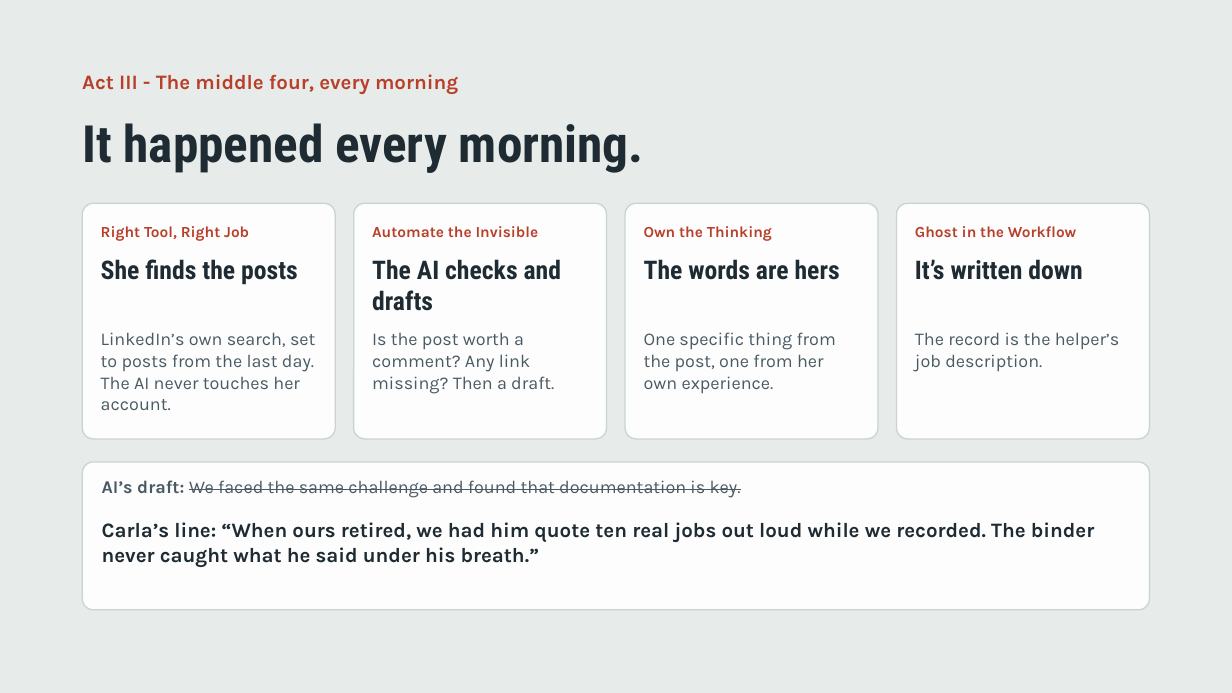
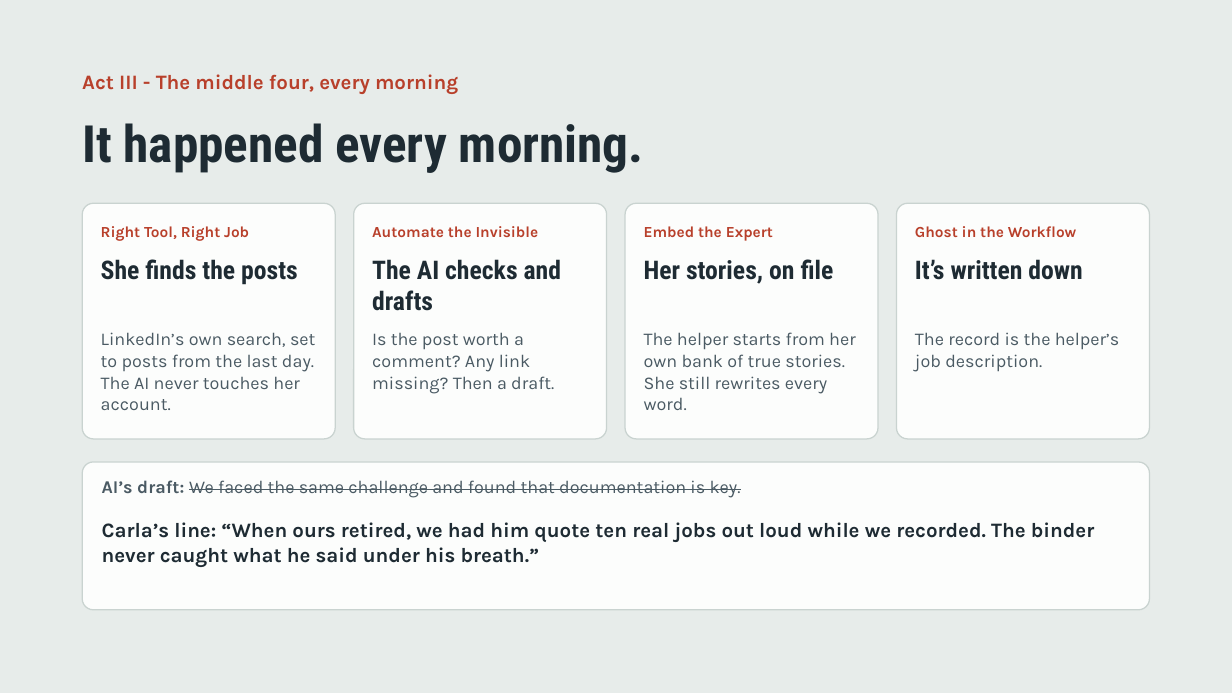
Before and after one commit to level5consulting/ai-success-patterns, a slide deck: slide 5 of sessions/session-04/session-04-one-routine-seven-patterns.pptx. Drawn at 1232x693 pixels with LibreOffice and Linux fonts; fonts in the diff are those of the drawing. Boxes give left, top, right and bottom in pixels: in the first picture for what was removed or moved away, otherwise in the second. Text is boxed around its words. In the diff, an @@ line names an element or a change of style, - is before the commit and + after.

```diff
--- a/sessions/session-04/session-04-one-routine-seven-patterns.pptx
+++ b/sessions/session-04/session-04-one-routine-seven-patterns.pptx
@@ text at <box>644,226,773,241</box>: text changed @@
-Own the Thinking
+Embed the Expert
@@ text at <box>644,259,834,284</box>: text changed @@
-The words are hers
+Her stories, on file
@@ text at <box>644,332,856,410</box>: text changed @@
-One specific thing from the post, one from her own experience.
+The helper starts from her own bank of true stories. She still rewrites every word.
```
Also in this commit, not shown: 1 other slide changed.
